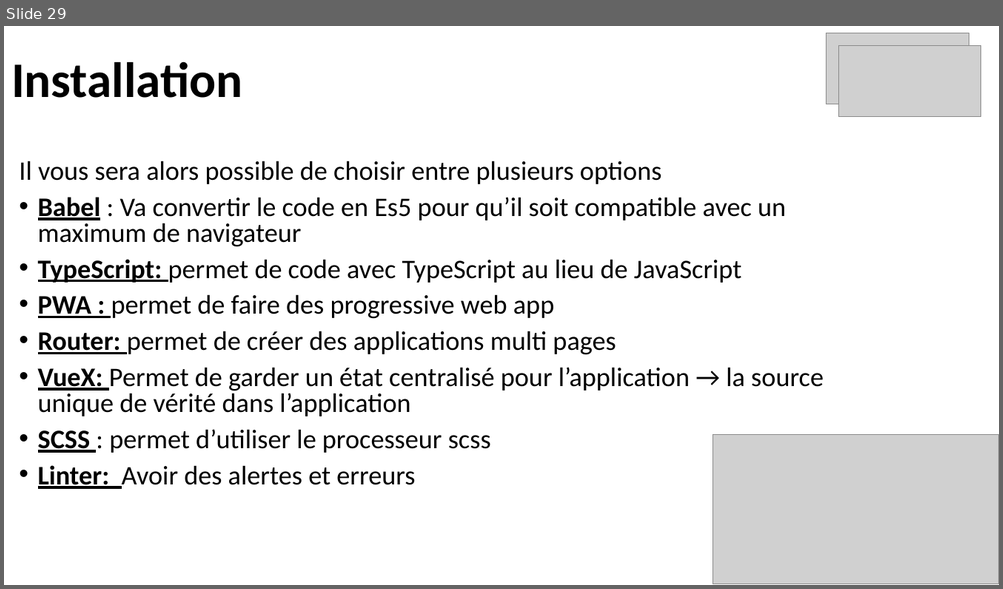
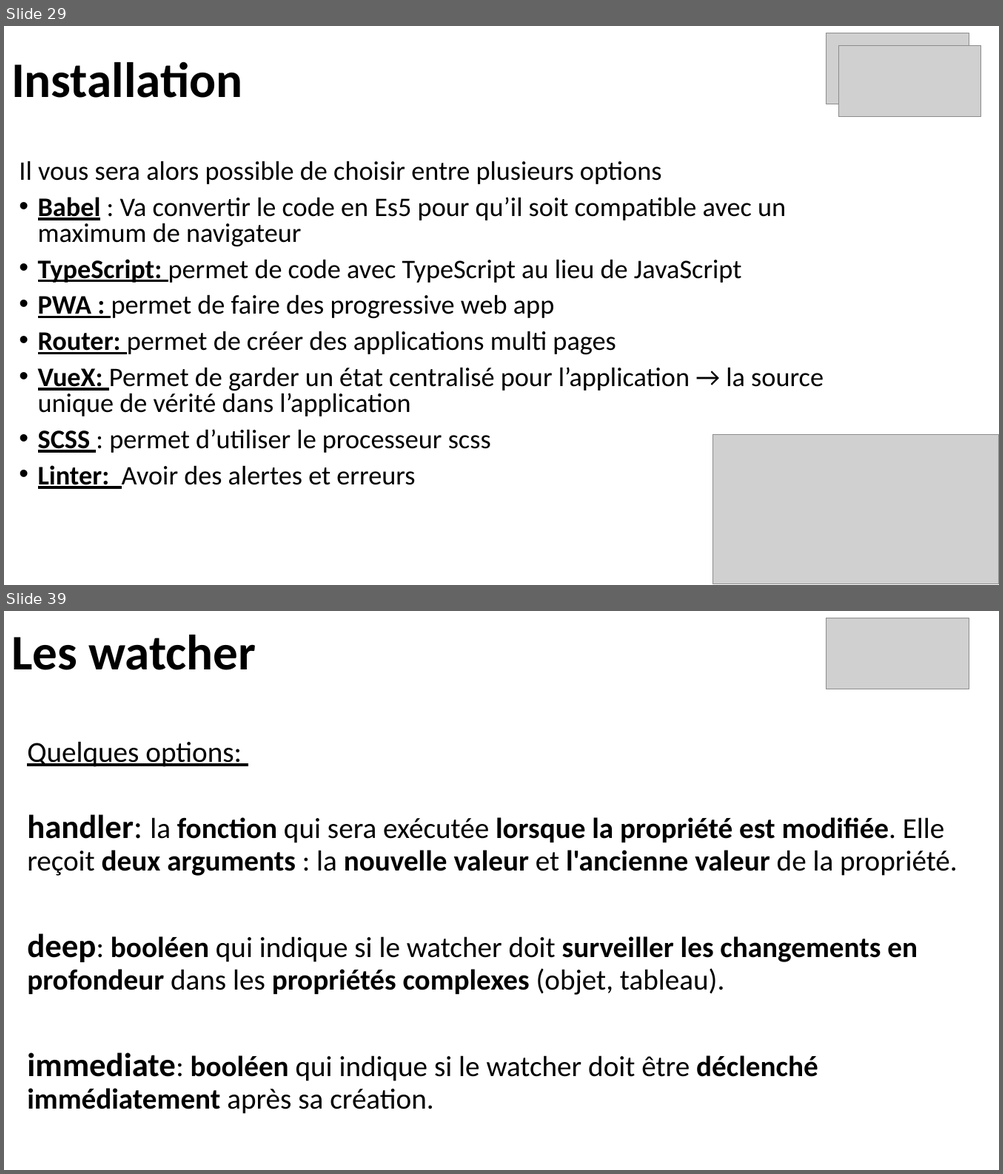
Before and after one commit to ArMb57/vueJs, a slide deck: cours.pptx. Shown one above the other, each under a label of ours: slide 29 before the commit, slides 29 and 39 after it; the slides between them are not shown. The pictures are 1003x589 and 1003x1174 pixels, drawn with LibreOffice and Linux fonts; fonts in the diff are those of the drawing; grey boxes stand for pictures. Boxes give left, top, right and bottom in pixels: in the first picture for what was removed or moved away, otherwise in the second. Text is boxed around its words. In the diff, an @@ line names an element or a change of style, - is before the commit and + after.

```diff
--- a/cours.pptx
+++ b/cours.pptx
@@ slide 39 added at [4,611,999,1170], background #FFFFFF @@
@@ picture added at [826,618,969,689] @@
@@ title added at [11,635,256,670], 48 pt, text #000000, bold @@
+Les watcher
@@ text added at [27,741,957,1114], 28 pt, text #000000, bold @@
+Quelques options:
+handler: la fonction qui sera exécutée lorsque la propriété est modifiée. Elle reçoit deux arguments : la nouvelle valeur et l'ancienne valeur de la propriété.
+deep: booléen qui indique si le watcher doit surveiller les changements en profondeur dans les propriétés complexes (objet, tableau).
+immediate: booléen qui indique si le watcher doit être déclenché immédiatement après sa création.
```
Also in this commit, not shown: 49 other slides added.
